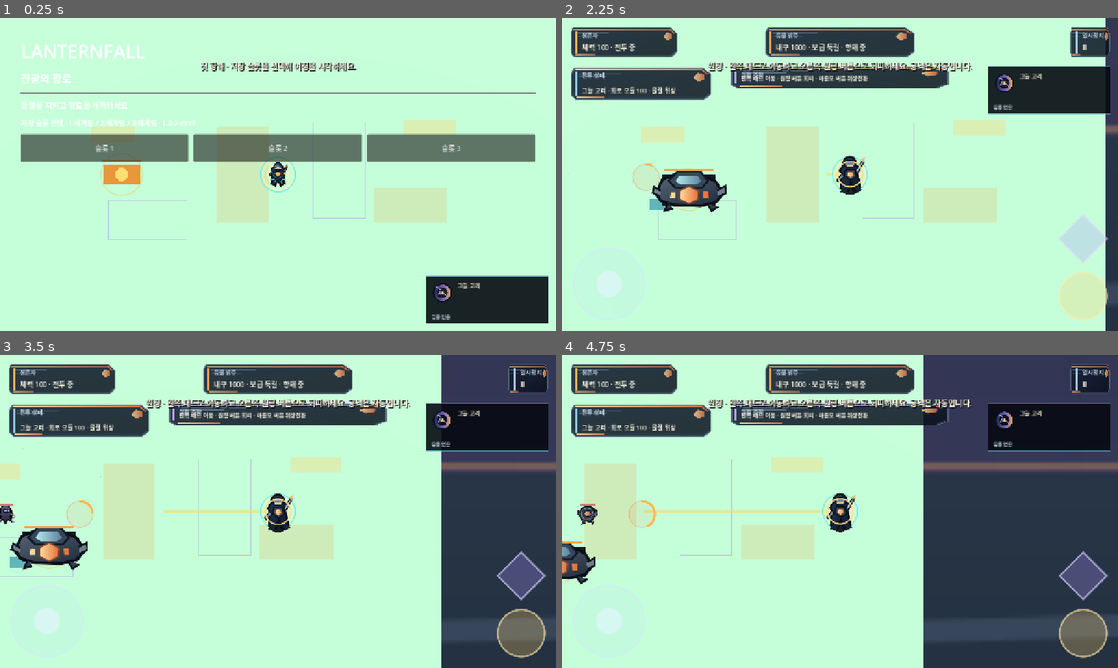
Above: before the commit, frames 1-4 (two rows, left to right).
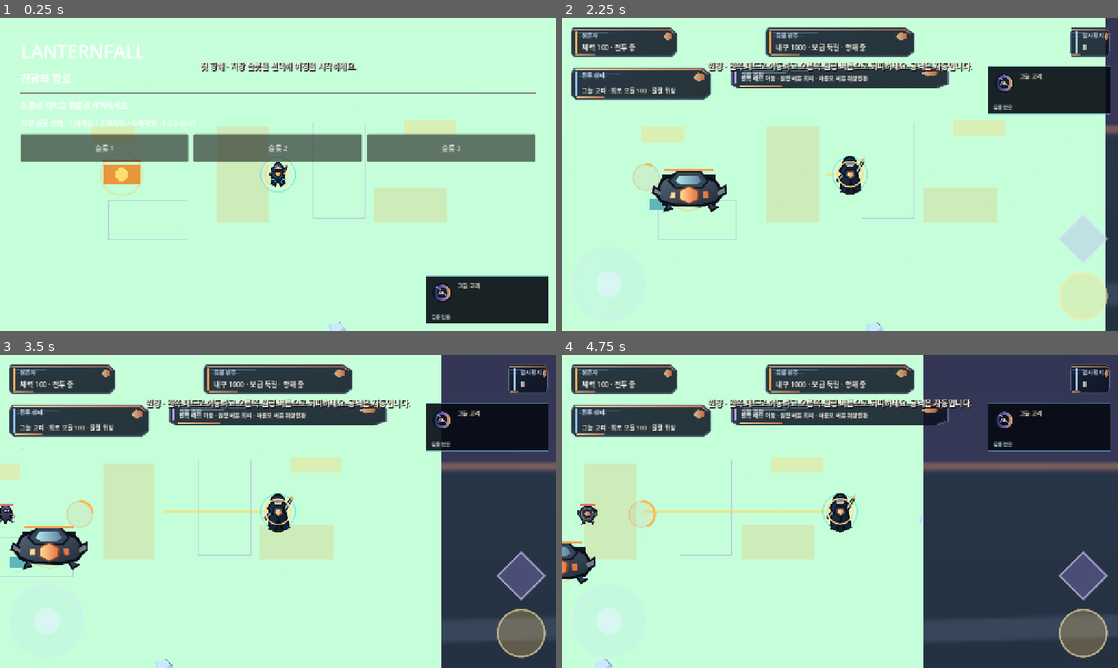
Above: after the commit, the same moments.

Repository: shaterguy/temporary-repository
Game: Godot game, scene res://game/ui/main_shell.tscn
Two runs of this game, one before a commit and one after it. Both use one fixed random seed, a clock stepped at 60 frames per second and the inputs below.
Inputs (mouse positions are in pixels of both pictures, inside the frame that each line leads up to):
- Up to frame 1 (0.25 s): no input
- Up to frame 2 (2.25 s): click "슬롯 1" at 0.5 s; click "선택 1" at 1.25 s; tap Enter at 2 s; move the mouse to (962, 158) at 2.02 s; hold D from 2.03 s (still down); tap 1 at 2.1 s; click (962, 158) at 2.17 s
- Up to frame 3 (3.5 s): tap Space at 2.27 s; release D at 2.75 s; drag from (166, 527) to (250, 574) at 2.77 s
- Up to frame 4 (4.75 s): move the mouse to (895, 442) at 3.52 s; hold D 3.53-4.25 s; tap 2 at 3.6 s; drag from (812, 574) to (673, 464) at 4.27 s

The runs differ from the first frame. In frame 1, less than 0.1% of the frame differs, in the area x 59-63%, y 97-100%; in frame 2, less than 0.1%; in frame 3, less than 0.1%; in frame 4, less than 0.1%, in the area x 6-65%, y 51-100%.

Commit message:
feat(w04): compose asset-backed forest depth layer

Diff:
--- a/game/presentation/medieval_field_2_5d.gd
+++ b/game/presentation/medieval_field_2_5d.gd
@@ -2,6 +2,8 @@
 extends Node3D
 
 const GRASS_TILE_SCENE: PackedScene = preload("res://assets/third_party/kaykit_medieval_hexagon/terrain/hex_grass.gltf")
+const TREE_SCENE: PackedScene = preload("res://assets/third_party/kaykit_medieval_hexagon/nature/tree_single_A.gltf")
+const ROCK_SCENE: PackedScene = preload("res://assets/third_party/kaykit_medieval_hexagon/nature/rock_single_A.gltf")
 const WorldProjection25D = preload("res://game/presentation/world_projection_2_5d.gd")
 
 const WORLD_BOUNDS_GAMEPLAY := Rect2(Vector2(-4608.0, -3072.0), Vector2(9216.0, 6144.0))
@@ -11,11 +13,35 @@
 const TILE_SPACING_Z := 1.7320508
 const CAMERA_OFFSET := Vector3(0.0, 18.0, 14.0)
 const CAMERA_ORTHO_SIZE := 14.0
+const TREES_PER_CLUSTER := 9
+const ROCKS_PER_CLUSTER := 4
+const NATURE_VISIBILITY_RANGE := 58.0
+
+const FOREST_CLUSTER_CENTERS := [
+    Vector2(-3300.0, -2100.0),
+    Vector2(-1800.0, -2450.0),
+    Vector2(450.0, -2350.0),
+    Vector2(2850.0, -1850.0),
+    Vector2(-3000.0, 1950.0),
+    Vector2(-700.0, 2400.0),
+    Vector2(1650.0, 2150.0),
+    Vector2(3350.0, 1250.0),
+]
+
+const ROCK_CLUSTER_CENTERS := [
+    Vector2(-3850.0, -450.0),
+    Vector2(-2200.0, 650.0),
+    Vector2(-350.0, -1450.0),
+    Vector2(900.0, 1350.0),
+    Vector2(2450.0, 250.0),
+    Vector2(3900.0, -900.0),
+]
 
 var _camera: Camera3D
 
 func _ready() -> void:
     _build_terrain()
+    _build_nature_landmarks()
     _build_environment()
     _build_camera()
     set_gameplay_focus(Vector2.ZERO)
@@ -34,13 +60,21 @@
 func presentation_spec() -> Dictionary:
     return {
         "asset_path": "res://assets/third_party/kaykit_medieval_hexagon/terrain/hex_grass.gltf",
+        "nature_asset_paths": [
+            "res://assets/third_party/kaykit_medieval_hexagon/nature/tree_single_A.gltf",
+            "res://assets/third_party/kaykit_medieval_hexagon/nature/rock_single_A.gltf",
+        ],
         "asset_backed": true,
-        "rendering": "MultiMeshInstance3D",
+        "rendering": "MultiMesh terrain + PackedScene nature",
         "terrain_instances": TILE_COLUMNS * TILE_ROWS,
+        "tree_instances": FOREST_CLUSTER_CENTERS.size() * TREES_PER_CLUSTER,
+        "rock_instances": ROCK_CLUSTER_CENTERS.size() * ROCKS_PER_CLUSTER,
+        "nature_clusters": FOREST_CLUSTER_CENTERS.size() + ROCK_CLUSTER_CENTERS.size(),
         "world_size_gameplay": WORLD_BOUNDS_GAMEPLAY.size,
         "world_size_meters": WorldProjection25D.gameplay_size_to_world(WORLD_BOUNDS_GAMEPLAY.size),
         "camera_projection": "orthogonal_3d",
         "camera_sync_source": "CombatCamera",
+        "depth_cues": ["height", "cast_shadows", "camera-relative parallax", "cluster silhouette"],
         "authoritative_gameplay": false,
     }
 
@@ -67,8 +101,53 @@
     var terrain := MultiMeshInstance3D.new()
     terrain.name = "KayKitGrassField"
     terrain.multimesh = multimesh
+    terrain.cast_shadow = GeometryInstance3D.SHADOW_CASTING_SETTING_ON
     add_child(terrain)
     source.free()
+
+func _build_nature_landmarks() -> void:
+    var nature_root := Node3D.new()
+    nature_root.name = "KayKitNatureLandmarks"
+    add_child(nature_root)
+
+    for cluster_index in range(FOREST_CLUSTER_CENTERS.size()):
+        var center: Vector2 = FOREST_CLUSTER_CENTERS[cluster_index]
+        for tree_index in range(TREES_PER_CLUSTER):
+            var angle := float(tree_index) * TAU / float(TREES_PER_CLUSTER) + float(cluster_index) * 0.37
+            var radius := 120.0 + float((tree_index * 73 + cluster_index * 41) % 260)
+            var gameplay_position := center + Vector2(cos(angle), sin(angle)) * radius
+            var tree := TREE_SCENE.instantiate()
+            tree.name = "Forest_%02d_Tree_%02d" % [cluster_index, tree_index]
+            tree.position = WorldProjection25D.gameplay_to_world3d(gameplay_position, 0.02)
+            tree.rotation.y = angle * 0.61
+            var scale_variation := 0.9 + float((tree_index + cluster_index * 2) % 5) * 0.07
+            tree.scale = Vector3.ONE * scale_variation
+            _configure_nature_geometry(tree)
+            nature_root.add_child(tree)
+
+    for cluster_index in range(ROCK_CLUSTER_CENTERS.size()):
+        var center: Vector2 = ROCK_CLUSTER_CENTERS[cluster_index]
+        for rock_index in range(ROCKS_PER_CLUSTER):
+            var angle := float(rock_index) * TAU / float(ROCKS_PER_CLUSTER) + float(cluster_index) * 0.53
+            var radius := 70.0 + float((rock_index * 61 + cluster_index * 29) % 170)
+            var gameplay_position := center + Vector2(cos(angle), sin(angle)) * radius
+            var rock := ROCK_SCENE.instantiate()
+            rock.name = "Rock_%02d_%02d" % [cluster_index, rock_index]
+            rock.position = WorldProjection25D.gameplay_to_world3d(gameplay_position, 0.015)
+            rock.rotation.y = angle
+            var scale_variation := 2.4 + float((rock_index + cluster_index) % 4) * 0.38
+            rock.scale = Vector3.ONE * scale_variation
+            _configure_nature_geometry(rock)
+            nature_root.add_child(rock)
+
+func _configure_nature_geometry(node: Node) -> void:
+    if node is GeometryInstance3D:
+        var geometry := node as GeometryInstance3D
+        geometry.cast_shadow = GeometryInstance3D.SHADOW_CASTING_SETTING_ON
+        geometry.visibility_range_end = NATURE_VISIBILITY_RANGE
+        geometry.visibility_range_end_margin = 5.0
+    for child in node.get_children():
+        _configure_nature_geometry(child)
 
 func _build_environment() -> void:
     var environment := Environment.new()
@@ -87,6 +166,7 @@
     key_light.light_color = Color(0.86, 0.91, 1.0, 1.0)
     key_light.light_energy = 1.15
     key_light.shadow_enabled = true
+    key_light.directional_shadow_max_distance = 52.0
     add_child(key_light)
 
 func _build_camera() -> void:
